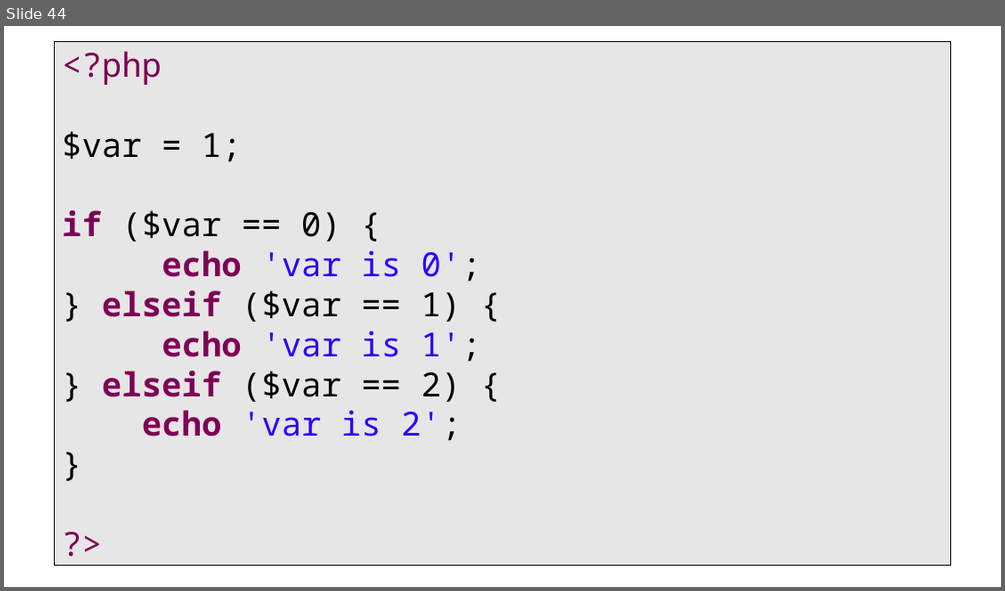
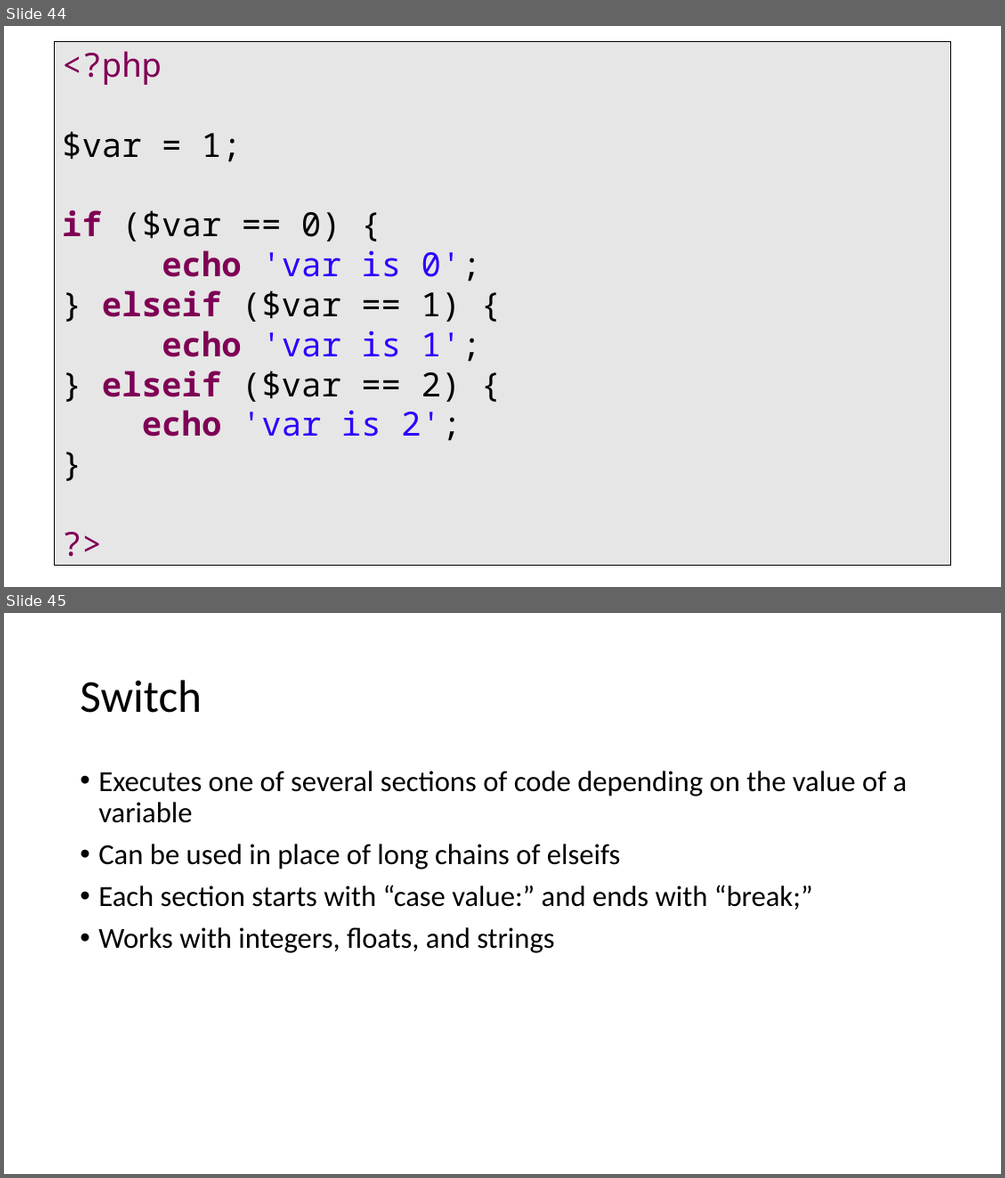
Before and after one commit to PHPEmbark/curriculum, a slide deck: course/1 - Basic Programming/Basics Of Programming.pptx. Shown one above the other, each under a label of ours: slide 44 before the commit, slides 44 and 45 after it. The pictures are 1005x591 and 1005x1178 pixels, drawn with LibreOffice and Linux fonts; fonts in the diff are those of the drawing. Boxes give left, top, right and bottom in pixels: in the first picture for what was removed or moved away, otherwise in the second. Text is boxed around its words. In the diff, an @@ line names an element or a change of style, - is before the commit and + after.

```diff
--- a/course/1 - Basic Programming/Basics Of Programming.pptx
+++ b/course/1 - Basic Programming/Basics Of Programming.pptx
@@ slide 45 added at (4, 613, 1001, 1174), background #FFFFFF @@
@@ title added at (80, 680, 202, 713), 44 pt, text #000000 @@
+Switch
@@ text added at (98, 771, 907, 953), 28 pt, text #000000 @@
+• Executes one of several sections of code depending on the value of a variable
+• Can be used in place of long chains of elseifs
+• Each section starts with “case value:” and ends with “break;”
+• Works with integers, floats, and strings
```
Also in this commit, not shown: 8 other slides added.
